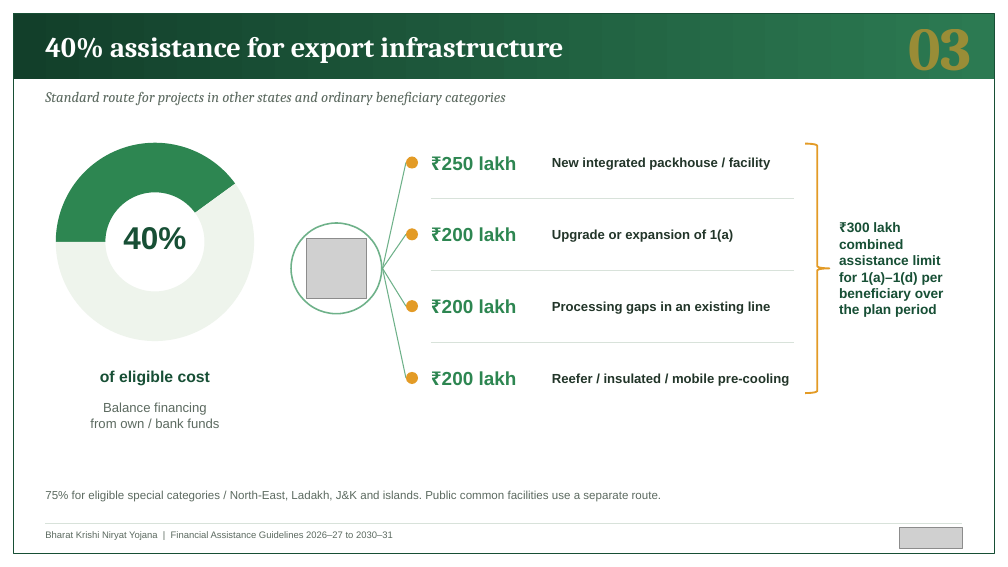
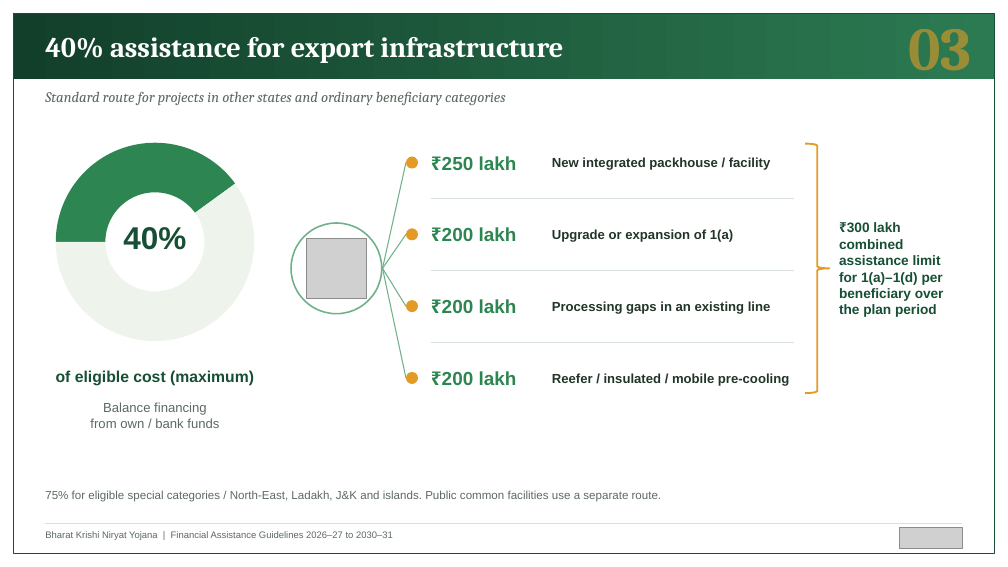
Before and after one commit to BantheFox012/FM, a slide deck: slide 3 of APEDA_BKNY_Standard_40_Percent.pptx. Drawn at 1008x567 pixels with LibreOffice and Linux fonts; fonts in the diff are those of the drawing; grey boxes stand for pictures. Boxes give left, top, right and bottom in pixels: in the first picture for what was removed or moved away, otherwise in the second. Text is boxed around its words. In the diff, an @@ line names an element or a change of style, - is before the commit and + after.

```diff
--- a/APEDA_BKNY_Standard_40_Percent.pptx
+++ b/APEDA_BKNY_Standard_40_Percent.pptx
@@ text at (56, 370, 254, 386): text changed @@
-of eligible cost
+of eligible cost (maximum)
```
Also in this commit, not shown: 6 other slides changed.
